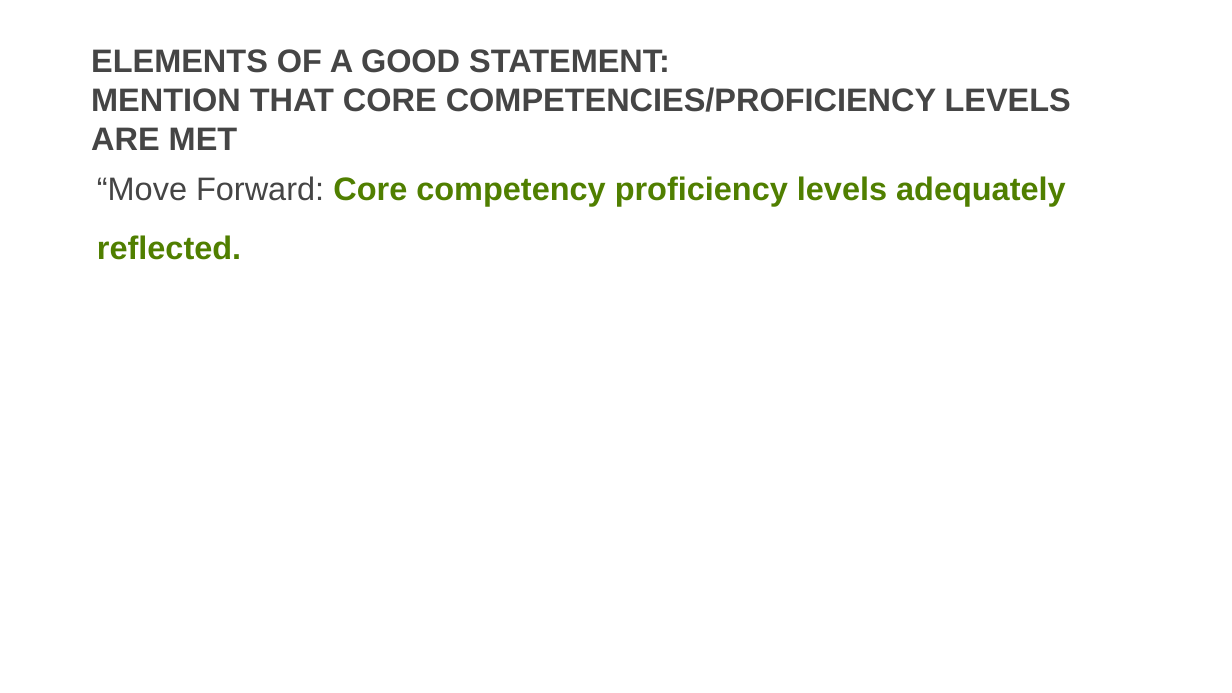
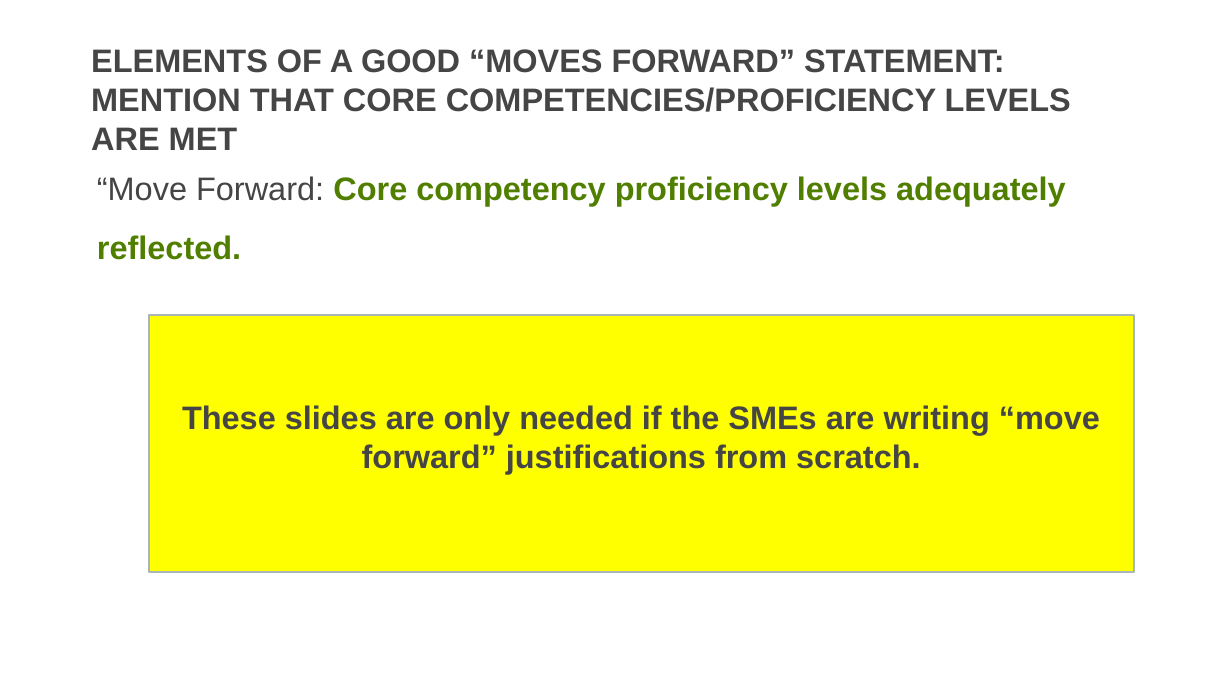
Before and after one commit to usds/SME-QA-Website, a slide deck: slide 13 of toolkit/reviewing-resumes/sme-training-resume-review.pptx (slide 12 before the commit). Drawn at 1232x693 pixels with LibreOffice and Linux fonts; fonts in the diff are those of the drawing. Boxes give left, top, right and bottom in pixels: in the first picture for what was removed or moved away, otherwise in the second. Text is boxed around its words. In the diff, an @@ line names an element or a change of style, - is before the commit and + after.

```diff
--- a/toolkit/reviewing-resumes/sme-training-resume-review.pptx
+++ b/toolkit/reviewing-resumes/sme-training-resume-review.pptx
@@ title at (91,49,1071,150): text changed @@
-ELEMENTS OF A GOOD STATEMENT:
-MENTION THAT CORE COMPETENCIES/PROFICIENCY LEVELS ARE MET
+ELEMENTS OF A GOOD “MOVES FORWARD” STATEMENT:
+MENTION THAT CORE COMPETENCIES/PROFICIENCY LEVELS ARE MET
@@ rectangle added at (149,315,1135,572), fill #FFFF00, outline #AAB6B7 2 pt, 36 pt, text #454545, bold @@
+These slides are only needed if the SMEs are writing “move forward” justifications from scratch.
```
Also in this commit, not shown: 20 other slides changed, 10 slides added, 2 slides removed.
